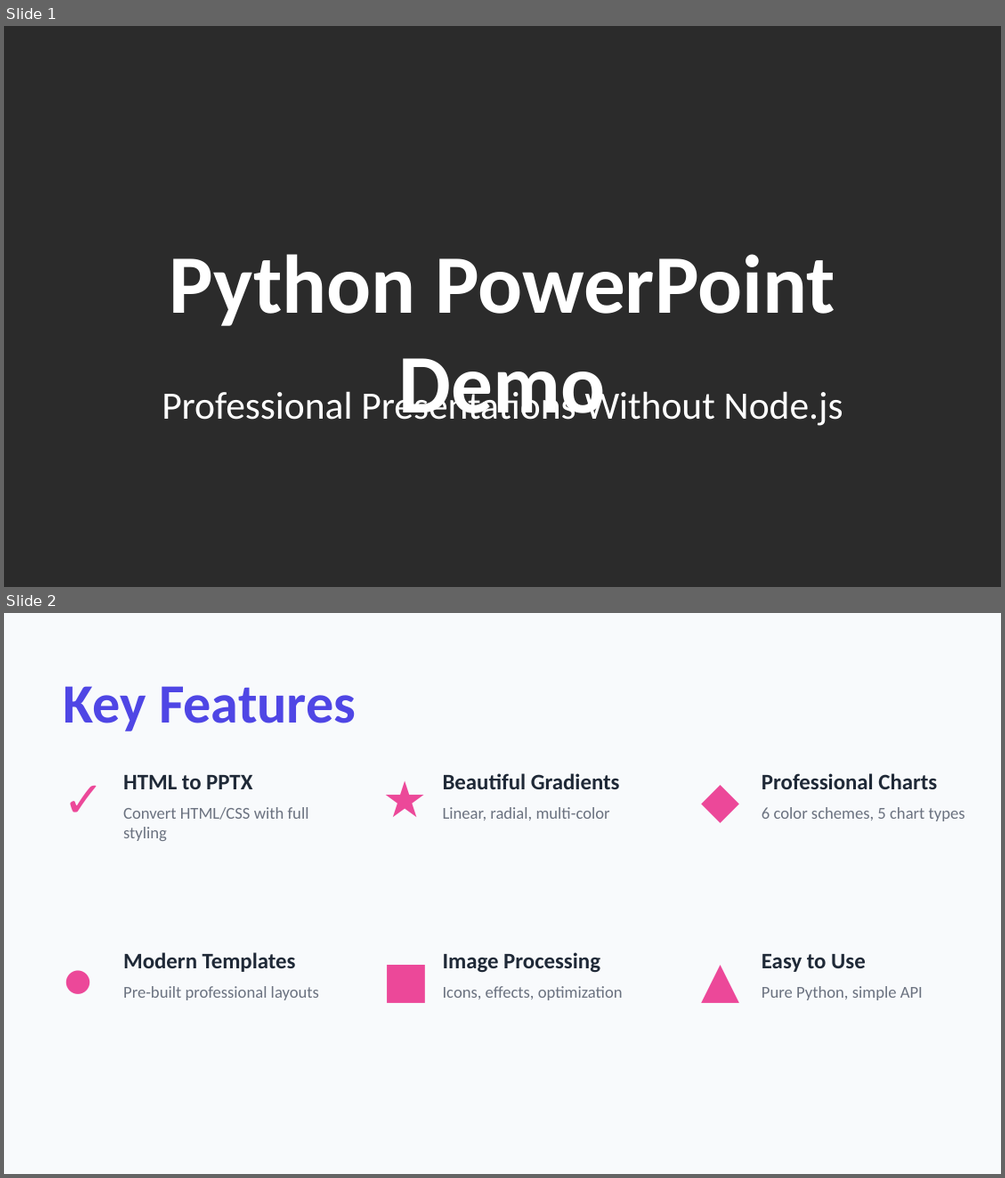
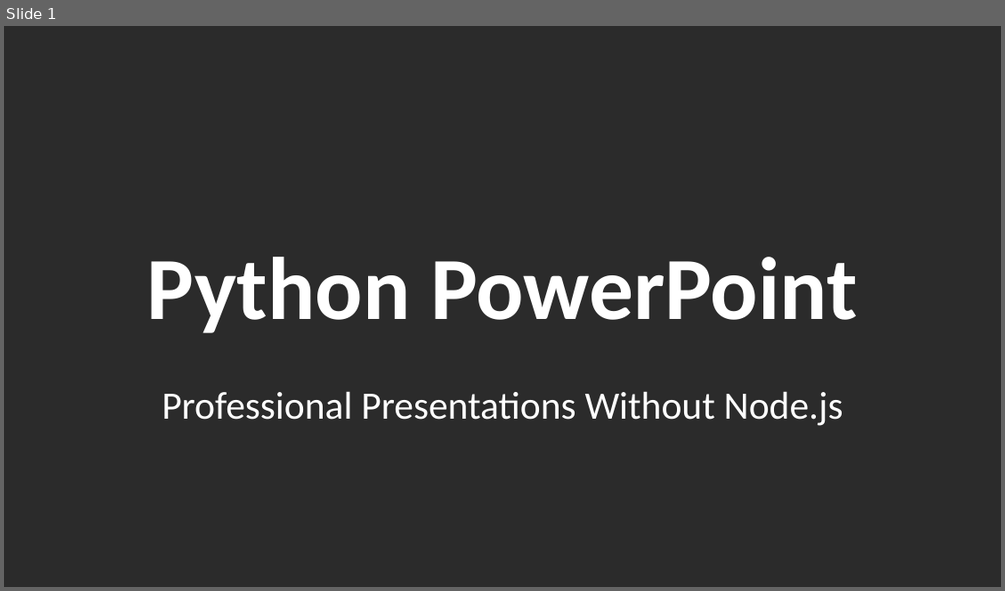
Before and after one commit to Rahul-1404/Algorithms, a slide deck: samples/DEMO_PRESENTATION.pptx. Shown one above the other, each under a label of ours: slides 1 and 2 before the commit, slide 1 after it. The pictures are 1005x1178 and 1005x591 pixels, drawn with LibreOffice and Linux fonts; fonts in the diff are those of the drawing; background and template pictures are left out; a plain dark background stands for a picture behind light text. Boxes give left, top, right and bottom in pixels: in the first picture for what was removed or moved away, otherwise in the second. Text is boxed around its words. In the diff, an @@ line names an element or a change of style, - is before the commit and + after.

```diff
--- a/samples/DEMO_PRESENTATION.pptx
+++ b/samples/DEMO_PRESENTATION.pptx
@@ slide 2 removed at (4, 613, 1001, 1174), background #F8FAFC @@
@@ text removed at (64, 686, 356, 731) @@
-Key Features
@@ text removed at (54, 763, 104, 812) @@
-✓
@@ text removed at (372, 763, 422, 812) @@
-★
@@ text removed at (692, 763, 742, 812) @@
-◆
@@ text removed at (123, 775, 252, 789) @@
-HTML to PPTX
@@ text removed at (443, 773, 620, 789) @@
-Beautiful Gradients
@@ text removed at (761, 773, 937, 789) @@
-Professional Charts
@@ text removed at (123, 807, 309, 841) @@
-Convert HTML/CSS with full styling
@@ text removed at (443, 807, 610, 820) @@
-Linear, radial, multi-color
@@ text removed at (761, 807, 965, 821) @@
-6 color schemes, 5 chart types
@@ text removed at (54, 942, 104, 992) @@
-●
@@ text removed at (123, 952, 296, 972) @@
-Modern Templates
@@ text removed at (372, 942, 422, 992) @@
-■
@@ text removed at (443, 952, 600, 973) @@
-Image Processing
@@ text removed at (692, 942, 742, 992) @@
-▲
@@ text removed at (761, 954, 866, 972) @@
-Easy to Use
@@ text removed at (123, 986, 319, 1000) @@
-Pre-built professional layouts
@@ text removed at (443, 986, 623, 1000) @@
-Icons, effects, optimization
@@ text removed at (761, 986, 922, 1000) @@
-Pure Python, simple API
@@ slide 1 changed as well @@
@@ text at (147, 257, 858, 333): text changed; size 60 to 64 pt @@
-Python PowerPoint Demo
+Python PowerPoint
```
Also in this commit, not shown: 4 other slides changed, 2 slides added, 2 other slides removed, 1 other file.
